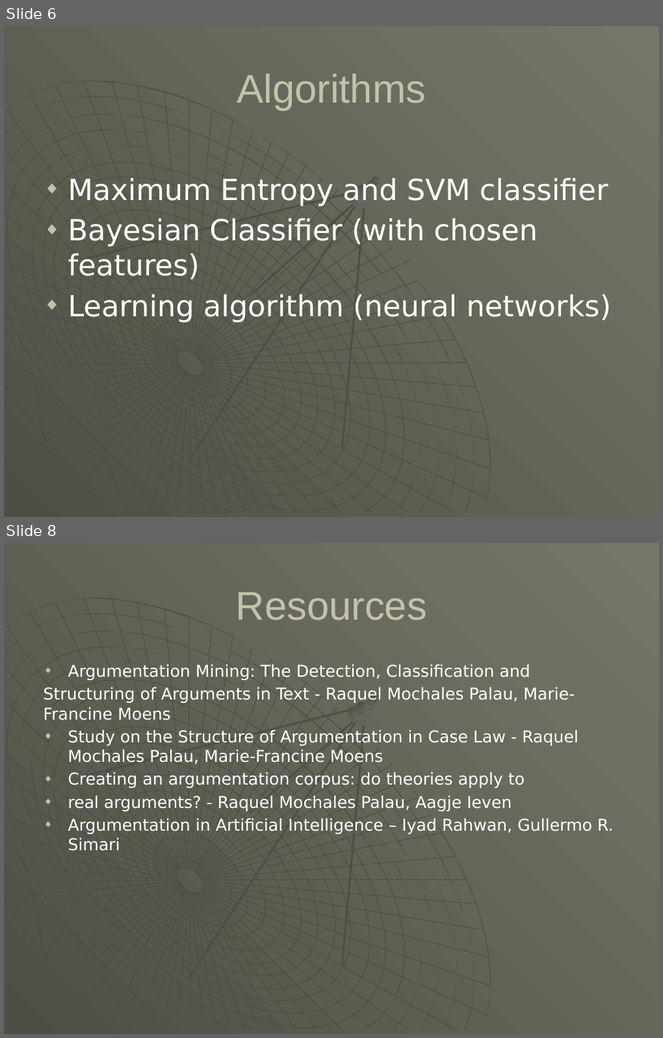
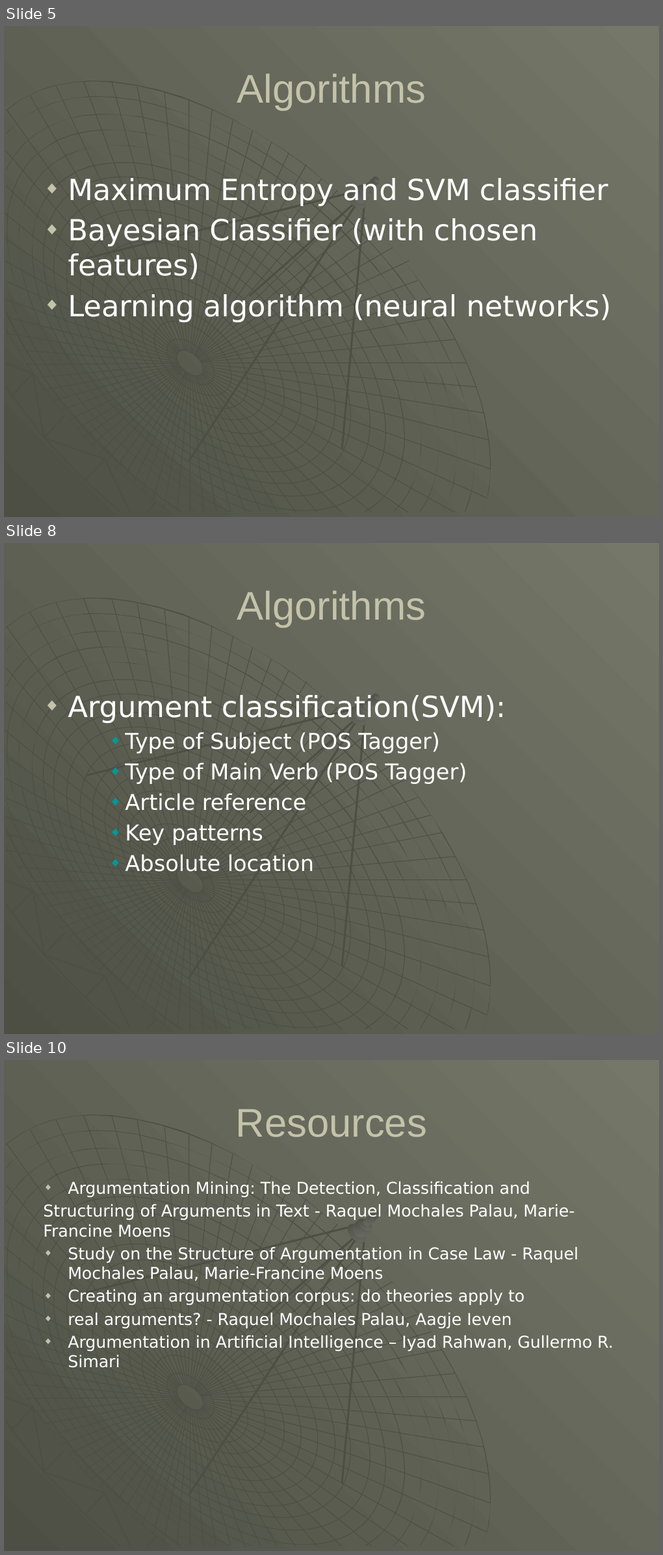
Before and after one commit to asorici/argument-act, a slide deck: presentations/milestone_3/Identification of argumentation acts in chat conversations.pptx. Shown one above the other, each under a label of ours: slides 6 and 8 before the commit, slides 5, 8 and 10 after it; the slides between them are not shown. The pictures are 663x1038 and 663x1555 pixels, drawn with LibreOffice and Linux fonts; fonts in the diff are those of the drawing. Boxes give left, top, right and bottom in pixels: in the first picture for what was removed or moved away, otherwise in the second. Text is boxed around its words. In the diff, an @@ line names an element or a change of style, - is before the commit and + after.

```diff
--- a/presentations/milestone_3/Identification of argumentation acts in chat conversations.pptx
+++ b/presentations/milestone_3/Identification of argumentation acts in chat conversations.pptx
@@ slide 8 added at bbox=[4, 543, 659, 1034], background gradient #4D4F45 to #757868; not listed: 112 template elements that a slide beside it also shows @@
@@ title added at bbox=[237, 590, 426, 627], 44 pt, text #C4C3AA @@
+Algorithms
@@ text added at bbox=[68, 695, 506, 872], 24 pt, text #FFFFFF @@
+◆ Argument classification(SVM):
+    ◆ Type of Subject (POS Tagger)
+    ◆ Type of Main Verb (POS Tagger)
+    ◆ Article reference
+    ◆ Key patterns
+    ◆ Absolute location
@@ what was slide 6 is now slide 5 @@
@@ what was slide 8 is now slide 10 @@
```
Also in this commit, not shown: 3 slides changed, 3 other slides added, 2 slides removed, 11 other files.
